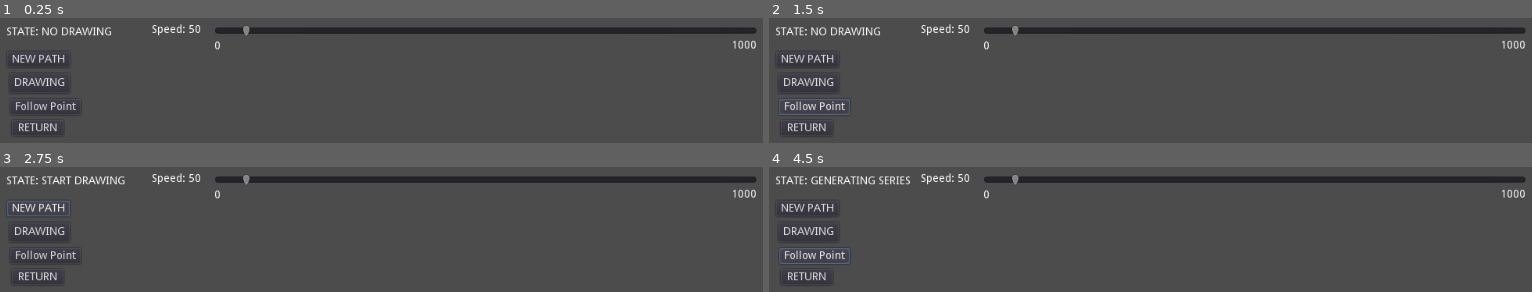
Above: before the commit, frames 1-4 (two rows, left to right).
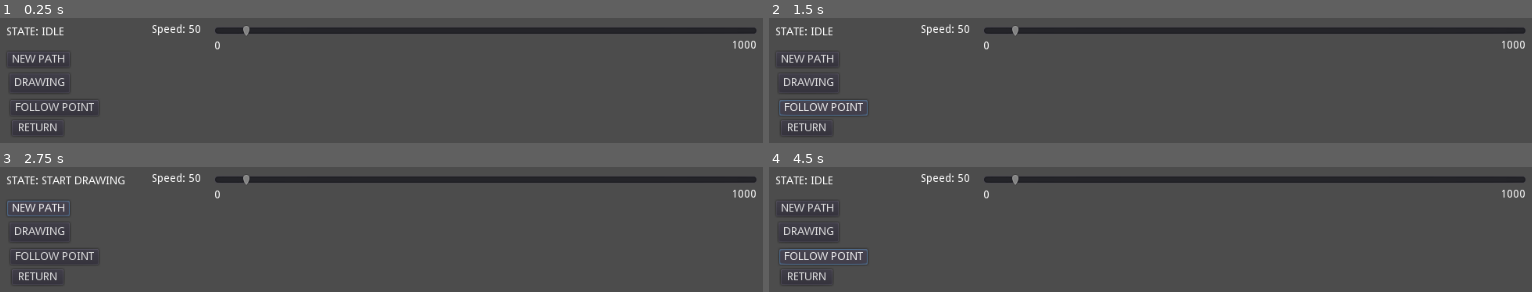
Above: after the commit, the same moments.

Repository: jujumumu/Fourier-Drawings
Game: Godot game, scene res://Fourier.tscn
Two runs of this game, one before a commit and one after it. Both use one fixed random seed, a clock stepped at 60 frames per second and the inputs below. Before the commit the project has no main scene; this scene is started directly in both runs.
Inputs:
- Up to frame 1 (0.25 s): no input
- Up to frame 2 (1.5 s): click "DRAWING" at 0.5 s; click "Follow Point" (after the commit: "FOLLOW POINT") at 1.25 s
- Up to frame 3 (2.75 s): click "NEW PATH" at 2 s
- Up to frame 4 (4.5 s): click "NEW PATH" at 2.75 s; click "DRAWING" at 3.5 s; click "Follow Point" (after the commit: "FOLLOW POINT") at 4.25 s

The runs differ from the first frame. In frame 1, 0.9% of the frame differs, in the area x 1-15%, y 7-78%; in frame 2, 1.2%; in frame 3, 0.5%; in frame 4, 1.3%, in the area x 1-19%, y 7-79%.
Error before the commit: Invalid get index '0' (on base: 'PoolVector2Array'). (res://Fourier.gd:74)

Commit message:
small edits

Diff:
--- a/Fourier.gd
+++ b/Fourier.gd
@@ -5,7 +5,7 @@
 var pointercolor = Color(1,1,1)
 var circlecolor = Color8(3,198,252)
 
-var state = "NO DRAWING"
+var state = "IDLE"
 var draw_own = true
 var follow = false
 
@@ -69,27 +69,32 @@
    # Mouse in viewport coordinates.
 	if event is InputEventMouseButton:
 		if state == "DRAWING":
-			state = "GENERATING SERIES"
-			update_state()
-			drawing_value.append(drawing_value[0])
-			#interpolate sorta
-			var new_cords = PoolVector2Array()
-			for i in range(0,len(drawing_value)-1):
-				var a = drawing_value[i]
-				var b = drawing_value[i+1]
-				var steps = float(ceil((a-b).length()/step))
-				for x in range(0,steps):
-					new_cords.append(a+(b-a)*x/steps)
-			new_cords.append(new_cords[0])
-			drawing_value = new_cords
-			drawing_coords = [[drawing_value[0]]]
-			for i in range(1,len(drawing_value)):
-				if len(drawing_coords[-1])==15000:
-					drawing_coords.append([drawing_coords[-1][-1]])
-				drawing_coords[-1].append(drawing_value[i])
-			update()
-			print(len(drawing_value))
-			generate_series()
+			if len(drawing_value)>=2:
+				state = "GENERATING SERIES"
+				update_state()
+				drawing_value.append(drawing_value[0])
+				#interpolate sorta
+				var new_cords = PoolVector2Array()
+				for i in range(0,len(drawing_value)-1):
+					var a = drawing_value[i]
+					var b = drawing_value[i+1]
+					var steps = float(ceil((a-b).length()/step))
+					for x in range(0,steps):
+						new_cords.append(a+(b-a)*x/steps)
+				new_cords.append(new_cords[0])
+				drawing_value = new_cords
+				drawing_coords = [[drawing_value[0]]]
+				for i in range(1,len(drawing_value)):
+					if len(drawing_coords[-1])==15000:
+						drawing_coords.append([drawing_coords[-1][-1]])
+					drawing_coords[-1].append(drawing_value[i])
+				update()
+				print(len(drawing_value))
+				generate_series()
+			else:
+				print("STOP DRAWING A DOT")
+				state = "IDLE"
+				update_state()
 		if state == "START DRAWING":
 			state = "DRAWING"
 			update_state()
@@ -152,14 +157,12 @@
 	for t in range(0,len(drawing_value)):
 		c0 = c0 + drawing_value[t] * timeframe
 	fourier_series.append(SeriesElement.new(0, -c0.angle(), c0.length()))
-#	print(str(0) + " " + str(c0.angle()) + " " + str(c0.length()))
 	for i in range(1,num_of_vectors):
 		for n in [i, -i]:
 			var c = Vector2()
 			for t in range(0,len(drawing_value)):
 				c = c + (2*Vector2(0,c0.y) + Vector2(drawing_value[t].x, - drawing_value[t].y)).rotated(-2*PI*n*t*timeframe) * timeframe
 			fourier_series.append(SeriesElement.new(n, c.angle(), c.length()))
-#			print("["+str(n) + ", " + str(c.angle()) + ", " + str(c.length())+"],")
 	for t in range(0,len(drawing_value)):
 		var center = Vector2(0,0)
 		for element in fourier_series:
@@ -186,6 +189,9 @@
 	drawing_coords = []
 	drawing_value = PoolVector2Array()
 	fourier_drawing = []
+	var draw_own = true
+	var follow = false
+	_on_ORIGIN_pressed()
 	update()
 
 
--- a/Fourier.tscn
+++ b/Fourier.tscn
@@ -16,7 +16,7 @@
 margin_top = 24.2973
 margin_right = 174.295
 margin_bottom = 47.2973
-text = "STATE: NO DRAWING"
+text = "STATE: IDLE"
 __meta__ = {
 "_edit_use_anchors_": false
 }
@@ -43,10 +43,10 @@
 
 [node name="FOLLOW" type="Button" parent="CanvasLayer"]
 margin_left = 44.2896
-margin_top = 116.763
+margin_top = 117.792
 margin_right = 134.29
-margin_bottom = 136.763
-text = "Follow Point"
+margin_bottom = 137.792
+text = "FOLLOW POINT"
 __meta__ = {
 "_edit_use_anchors_": false
 }
--- a/project.godot
+++ b/project.godot
@@ -16,6 +16,7 @@
 [application]
 
 config/name="Fourier Drawings"
+run/main_scene="res://Fourier.tscn"
 config/icon="res://icon.png"
 
 [debug]
